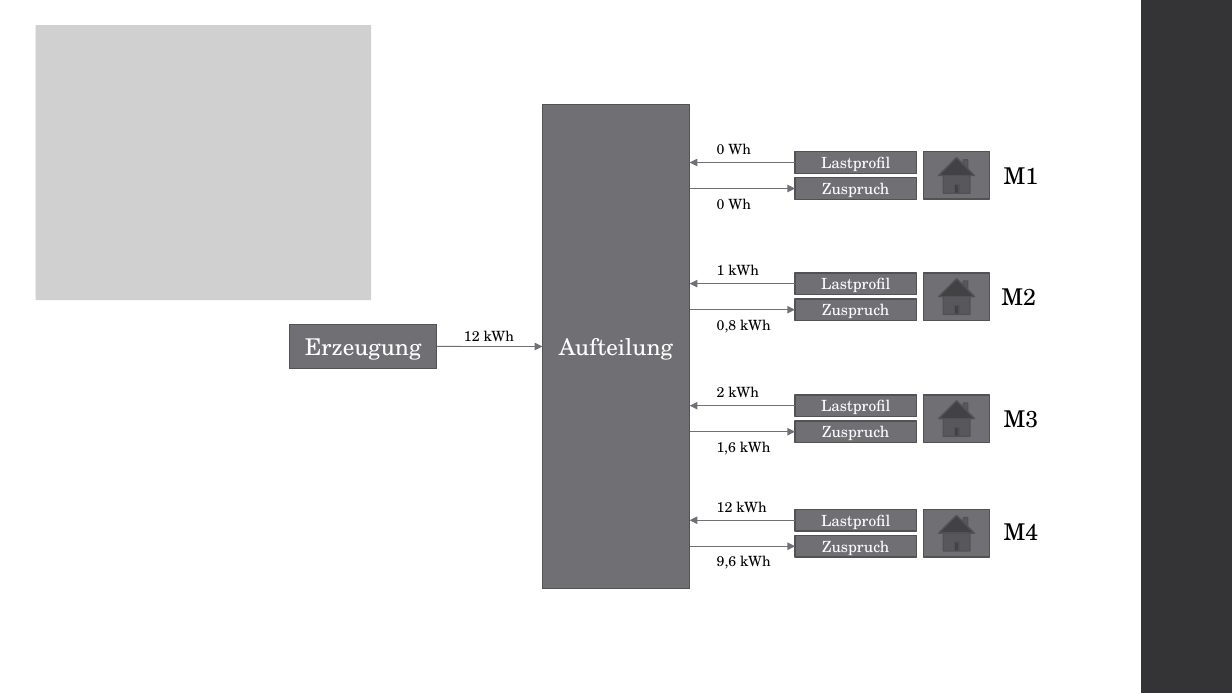
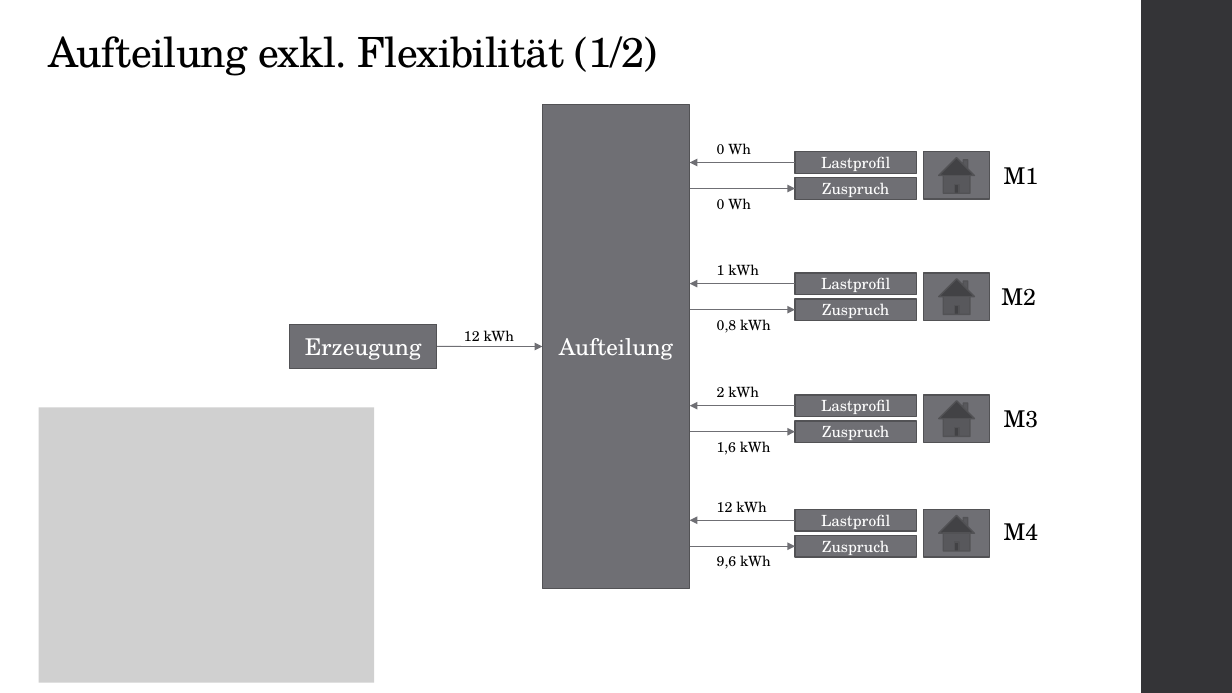
Before and after one commit to tformatix/e-community-platform, a slide deck: slide 5 of in-progress/dynamic-energy-seperation/overview.pptx. Drawn at 1232x693 pixels with LibreOffice and Linux fonts; fonts in the diff are those of the drawing; grey boxes stand for pictures. Boxes give left, top, right and bottom in pixels: in the first picture for what was removed or moved away, otherwise in the second. Text is boxed around its words. In the diff, an @@ line names an element or a change of style, - is before the commit and + after.

```diff
--- a/in-progress/dynamic-energy-seperation/overview.pptx
+++ b/in-progress/dynamic-energy-seperation/overview.pptx
@@ picture removed at [36, 25, 372, 300] @@
@@ title added at [48, 36, 658, 76], 32.4 pt, text #000000 @@
+Aufteilung exkl. Flexibilität (1/2)
@@ picture added at [39, 408, 374, 683] @@
```
Also in this commit, not shown: 3 other slides changed, 1 slide added, 8 other files.
